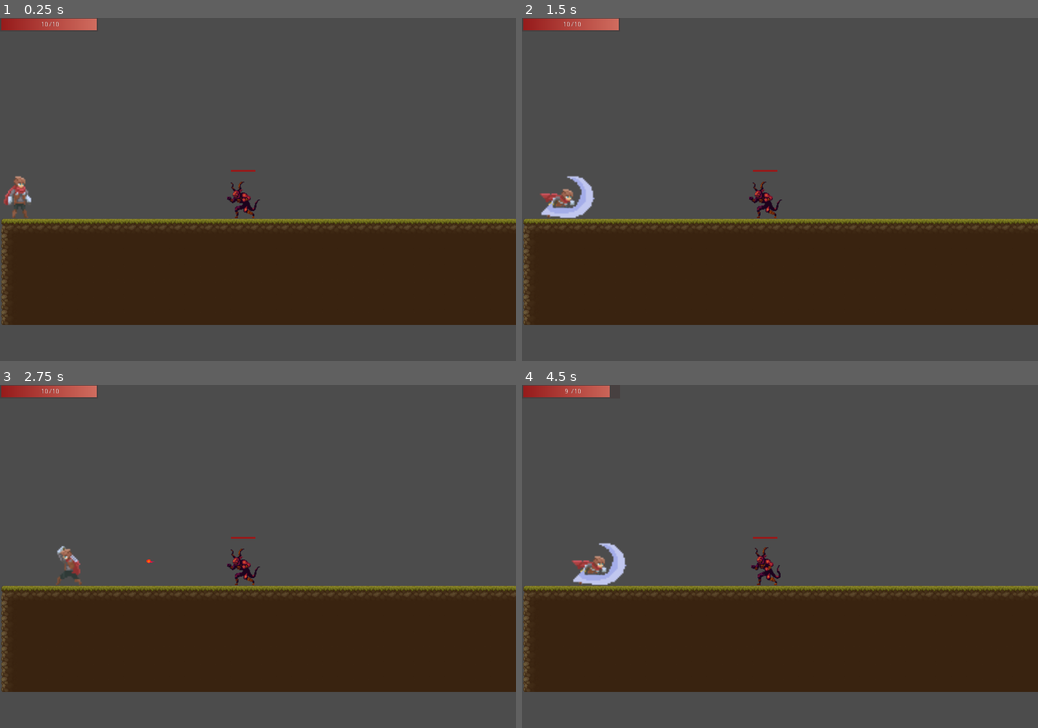
Above: before the commit, frames 1-4 (two rows, left to right).
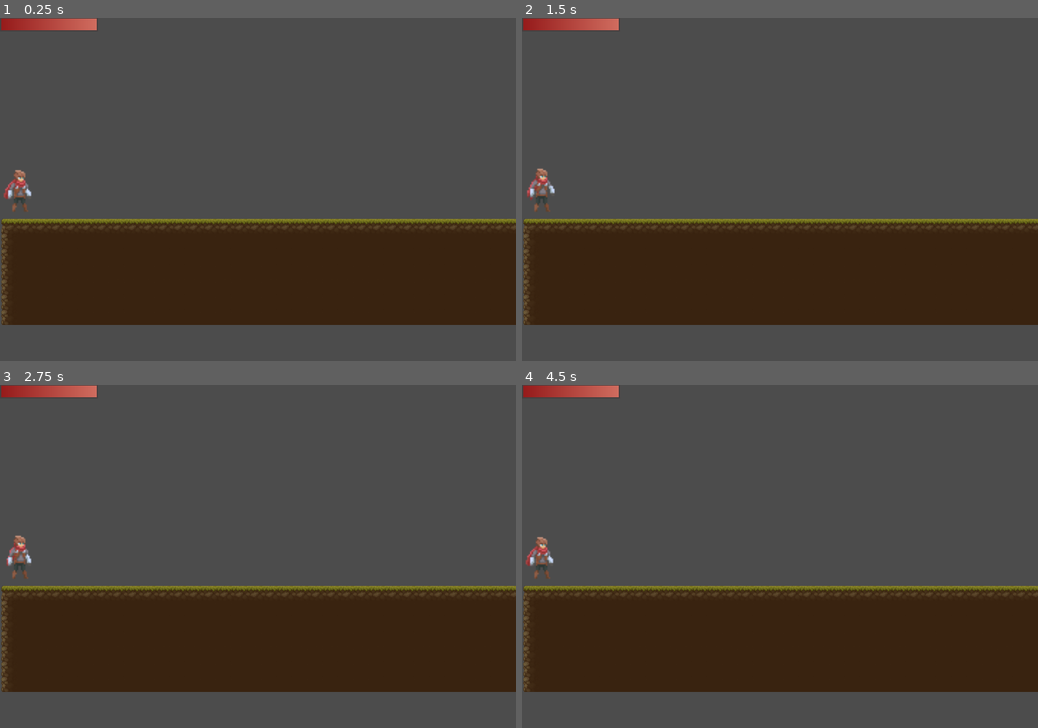
Above: after the commit, the same moments.

Repository: ArtyomKr/2d-scroller-demo
Game: Godot game, scene res://scenes/Main.tscn
The game is run twice, just before and just after one commit, with the same random seed, the same clock (stepped at 60 frames per second) and the same inputs.
Inputs (mouse positions are in pixels of both pictures, inside the frame that each line leads up to):
- Up to frame 1 (0.25 s): no input
- Up to frame 2 (1.5 s): move the mouse to (893, 172) at 0.52 s; hold Right (ui_right) from 0.53 s (still down); click (893, 172) at 0.6 s; tap Space (jump) at 0.77 s; move the mouse to (676, 206) at 1.27 s; click (676, 206) at 1.35 s
- Up to frame 3 (2.75 s): tap Space (jump) at 1.52 s; move the mouse to (309, 481) at 2.02 s; release Right (ui_right) at 2.03 s; hold Left (ui_left) from 2.03 s (still down); click (309, 481) at 2.1 s
- Up to frame 4 (4.5 s): move the mouse to (754, 625) at 2.77 s; release Left (ui_left) at 2.78 s; hold Right (ui_right) 2.78-4.28 s; click (754, 625) at 2.85 s; tap Space (jump) at 3.02, 3.77 s; move the mouse to (934, 607) at 3.52 s; click (934, 607) at 3.6 s; move the mouse to (625, 505) at 4.27 s; hold Left (ui_left) from 4.28 s (still down); click (625, 505) at 4.35 s

The runs differ from the first frame. In frame 1, 0.7% of the frame differs, in the area x 0-51%, y 1-59%; in frame 2, 1.3%; in frame 3, 0.8%; in frame 4, 1.4%, in the area x 0-51%, y 0-59%.
Error after the commit: Parse Error: Unique global class "Player" already exists at path: res://scenes/actors/player/Player.gd (res://scenes/Actors/player/Player.gd:1)

Commit message:
feat: add state managment code & alert timer to demon enemy

Diff:
--- a/project.godot
+++ b/project.godot
@@ -12,17 +12,17 @@
 "base": "Reference",
 "class": "Actor",
 "language": "GDScript",
-"path": "res://scenes/Actors/Actor.gd"
+"path": "res://scenes/actors/Actor.gd"
 }, {
 "base": "Reference",
 "class": "Enemy",
 "language": "GDScript",
-"path": "res://scenes/Actors/enemies/Enemy.gd"
+"path": "res://scenes/actors/enemies/Enemy.gd"
 }, {
-"base": "Actor",
+"base": "Reference",
 "class": "Player",
 "language": "GDScript",
-"path": "res://scenes/Actors/player/Player.gd"
+"path": "res://scenes/actors/player/Player.gd"
 } ]
 _global_script_class_icons={
 "Actor": "",
--- a/scenes/actors/enemies/Demon/Demon.gd
+++ b/scenes/actors/enemies/Demon/Demon.gd
@@ -2,11 +2,26 @@
 
 
 signal detected_player
+
+
 export var speed = 300
 export var jump_force = 500
 
+enum STATE {
+	TELEPORTING,
+	IN_AIR,
+	IDLE,
+	ALERTED,
+	DEAD,
+	ATTACKING,
+	HURT
+}
+
 var is_attacking = false
+var target
+var _state = STATE.IDLE
 const FireBall = preload("res://scenes/Objects/FireBall.tscn")
+
 
 func _init():
 	hp = 10
@@ -48,10 +63,68 @@
 	$AnimatedSprite.play(current_animation)
 
 
+func manage_state(delta):
+	var current_animation: String
+
+	match _state:
+		STATE.IDLE:
+			velocity = move_and_slide_with_snap(velocity, Vector2.DOWN, Vector2.UP)
+
+			current_animation = "idle"
+			pass
+		STATE.ALERTED:
+			velocity = move_and_slide_with_snap(velocity, Vector2.DOWN, Vector2.UP)
+
+			if target:
+				_state = STATE.ATTACKING
+
+			current_animation = "idle"
+			pass
+		STATE.TELEPORTING:
+			velocity = move_and_slide_with_snap(velocity, Vector2.DOWN, Vector2.UP)
+			current_animation = "teleport"
+
+			pass
+		STATE.IN_AIR:
+			velocity = move_and_slide_with_snap(velocity, Vector2.DOWN, Vector2.UP)
+
+			if is_on_floor():
+				_state = STATE.IDLE
+			if is_on_floor() && abs(velocity.x) > 0:
+				_state = STATE.TELEPORTING
+
+			pass
+		STATE.ATTACKING:
+			velocity.x = 0
+
+			if target:
+				attack(target)
+			else:
+				 _state = STATE.ALERTED
+
+			current_animation = "attack"
+		STATE.HURT:
+			current_animation = "hurt"
+		STATE.DEAD:
+			get_tree().paused = true
+			$AnimationPlayer.pause_mode = Node.PAUSE_MODE_PROCESS
+			$AnimationPlayer.play("die")
+			yield($AnimationPlayer, "animation_finished")
+			hide()
+
+	if current_animation != $AnimationPlayer.assigned_animation:
+		$AnimationPlayer.play(current_animation)
+
+
+func goto_idle():
+	_state = STATE.IDLE
+
+
 func _on_DetectionArea_body_entered(body):
 	if body is Player:
 		emit_signal("detected_player")
-		attack(body)
+		target = body
+		attack(target)
 
 
 func attack(target: Node):
@@ -65,7 +138,3 @@
 	fireball.set_as_toplevel(true)
 
 	call_deferred("add_child", fireball)
-
-
-func _on_HurtBox_area_entered(area):
-	pass # Replace with function body.
--- a/scenes/actors/enemies/Demon/Demon.tscn
+++ b/scenes/actors/enemies/Demon/Demon.tscn
@@ -36,36 +36,6 @@
 atlas = ExtResource( 2 )
 region = Rect2( 275, 0, 55, 67 )
 
-[sub_resource type="AtlasTexture" id=11]
-flags = 4
-atlas = ExtResource( 4 )
-region = Rect2( 0, 0, 74, 160 )
-
-[sub_resource type="AtlasTexture" id=12]
-flags = 4
-atlas = ExtResource( 4 )
-region = Rect2( 74, 0, 74, 160 )
-
-[sub_resource type="AtlasTexture" id=13]
-flags = 4
-atlas = ExtResource( 4 )
-region = Rect2( 148, 0, 74, 160 )
-
-[sub_resource type="AtlasTexture" id=14]
-flags = 4
-atlas = ExtResource( 4 )
-region = Rect2( 222, 0, 74, 160 )
-
-[sub_resource type="AtlasTexture" id=15]
-flags = 4
-atlas = ExtResource( 4 )
-region = Rect2( 296, 0, 74, 160 )
-
-[sub_resource type="AtlasTexture" id=16]
-flags = 4
-atlas = ExtResource( 4 )
-region = Rect2( 370, 0, 74, 160 )
-
 [sub_resource type="AtlasTexture" id=7]
 flags = 4
 atlas = ExtResource( 3 )
@@ -85,6 +55,36 @@
 flags = 4
 atlas = ExtResource( 3 )
 region = Rect2( 192, 0, 64, 64 )
+
+[sub_resource type="AtlasTexture" id=11]
+flags = 4
+atlas = ExtResource( 4 )
+region = Rect2( 0, 0, 74, 160 )
+
+[sub_resource type="AtlasTexture" id=12]
+flags = 4
+atlas = ExtResource( 4 )
+region = Rect2( 74, 0, 74, 160 )
+
+[sub_resource type="AtlasTexture" id=13]
+flags = 4
+atlas = ExtResource( 4 )
+region = Rect2( 148, 0, 74, 160 )
+
+[sub_resource type="AtlasTexture" id=14]
+flags = 4
+atlas = ExtResource( 4 )
+region = Rect2( 222, 0, 74, 160 )
+
+[sub_resource type="AtlasTexture" id=15]
+flags = 4
+atlas = ExtResource( 4 )
+region = Rect2( 296, 0, 74, 160 )
+
+[sub_resource type="AtlasTexture" id=16]
+flags = 4
+atlas = ExtResource( 4 )
+region = Rect2( 370, 0, 74, 160 )
 
 [sub_resource type="SpriteFrames" id=17]
 animations = [ {
@@ -93,14 +93,14 @@
 "name": "idle",
 "speed": 5.0
 }, {
+"frames": [ SubResource( 7 ), SubResource( 8 ), SubResource( 9 ), SubResource( 10 ) ],
+"loop": true,
+"name": "attack",
+"speed": 5.0
+}, {
 "frames": [ SubResource( 11 ), SubResource( 12 ), SubResource( 13 ), SubResource( 14 ), SubResource( 15 ), SubResource( 16 ) ],
 "loop": true,
-"name": "burn",
-"speed": 5.0
-}, {
-"frames": [ SubResource( 7 ), SubResource( 8 ), SubResource( 9 ), SubResource( 10 ) ],
-"loop": true,
-"name": "breath",
+"name": "teleport",
 "speed": 5.0
 } ]
 
@@ -112,6 +112,169 @@
 [sub_resource type="CapsuleShape2D" id=18]
 radius = 11.3333
 height = 22.6667
+
+[sub_resource type="Animation" id=21]
+length = 0.001
+tracks/0/type = "value"
+tracks/0/path = NodePath("AnimatedSprite:animation")
+tracks/0/interp = 1
+tracks/0/loop_wrap = true
+tracks/0/imported = false
+tracks/0/enabled = true
+tracks/0/keys = {
+"times": PoolRealArray( 0 ),
+"transitions": PoolRealArray( 1 ),
+"update": 0,
+"values": [ "idle" ]
+}
+tracks/1/type = "value"
+tracks/1/path = NodePath("AnimatedSprite:frame")
+tracks/1/interp = 1
+tracks/1/loop_wrap = true
+tracks/1/imported = false
+tracks/1/enabled = true
+tracks/1/keys = {
+"times": PoolRealArray( 0 ),
+"transitions": PoolRealArray( 1 ),
+"update": 0,
+"values": [ 0 ]
+}
+tracks/2/type = "value"
+tracks/2/path = NodePath("AnimatedSprite:position")
+tracks/2/interp = 1
+tracks/2/loop_wrap = true
+tracks/2/imported = false
+tracks/2/enabled = true
+tracks/2/keys = {
+"times": PoolRealArray( 0 ),
+"transitions": PoolRealArray( 1 ),
+"update": 0,
+"values": [ Vector2( 0, 0 ) ]
+}
+
+[sub_resource type="Animation" id=22]
+resource_name = "attack"
+tracks/0/type = "value"
+tracks/0/path = NodePath("AnimatedSprite:animation")
+tracks/0/interp = 1
+tracks/0/loop_wrap = true
+tracks/0/imported = false
+tracks/0/enabled = true
+tracks/0/keys = {
+"times": PoolRealArray( 0 ),
+"transitions": PoolRealArray( 1 ),
+"update": 1,
+"values": [ "attack" ]
+}
+tracks/1/type = "value"
+tracks/1/path = NodePath("AnimatedSprite:frame")
+tracks/1/interp = 1
+tracks/1/loop_wrap = true
+tracks/1/imported = false
+tracks/1/enabled = true
+tracks/1/keys = {
+"times": PoolRealArray( 0, 0.2, 0.4, 0.7 ),
+"transitions": PoolRealArray( 1, 1, 1, 1 ),
+"update": 1,
+"values": [ 0, 1, 2, 3 ]
+}
+tracks/2/type = "method"
+tracks/2/path = NodePath(".")
+tracks/2/interp = 1
+tracks/2/loop_wrap = true
+tracks/2/imported = false
+tracks/2/enabled = true
+tracks/2/keys = {
+"times": PoolRealArray( 1 ),
+"transitions": PoolRealArray( 1 ),
+"values": [ {
+"args": [  ],
+"method": "goto_idle"
+} ]
+}
+
+[sub_resource type="Animation" id=23]
+resource_name = "idle"
+length = 1.2
+loop = true
+tracks/0/type = "value"
+tracks/0/path = NodePath("AnimatedSprite:animation")
+tracks/0/interp = 1
+tracks/0/loop_wrap = true
+tracks/0/imported = false
+tracks/0/enabled = true
+tracks/0/keys = {
+"times": PoolRealArray( 0 ),
+"transitions": PoolRealArray( 1 ),
+"update": 1,
+"values": [ "idle" ]
+}
+tracks/1/type = "value"
+tracks/1/path = NodePath("AnimatedSprite:frame")
+tracks/1/interp = 1
+tracks/1/loop_wrap = true
+tracks/1/imported = false
+tracks/1/enabled = true
+tracks/1/keys = {
+"times": PoolRealArray( 0, 0.2, 0.4, 0.6, 0.8, 1 ),
+"transitions": PoolRealArray( 1, 1, 1, 1, 1, 1 ),
+"update": 1,
+"values": [ 0, 1, 2, 3, 4, 5 ]
+}
+
+[sub_resource type="Animation" id=24]
+resource_name = "teleport"
+length = 1.2
+tracks/0/type = "value"
+tracks/0/path = NodePath("AnimatedSprite:animation")
+tracks/0/interp = 1
+tracks/0/loop_wrap = true
+tracks/0/imported = false
+tracks/0/enabled = true
+tracks/0/keys = {
+"times": PoolRealArray( 0 ),
+"transitions": PoolRealArray( 1 ),
+"update": 1,
+"values": [ "teleport" ]
+}
+tracks/1/type = "value"
+tracks/1/path = NodePath("AnimatedSprite:frame")
+tracks/1/interp = 1
+tracks/1/loop_wrap = true
+tracks/1/imported = false
+tracks/1/enabled = true
+tracks/1/keys = {
+"times": PoolRealArray( 0, 0.2, 0.4, 0.6, 0.8, 1 ),
+"transitions": PoolRealArray( 1, 1, 1, 1, 1, 1 ),
+"update": 1,
+"values": [ 0, 1, 2, 3, 4, 5 ]
+}
+tracks/2/type = "value"
+tracks/2/path = NodePath("AnimatedSprite:position")
+tracks/2/interp = 1
+tracks/2/loop_wrap = true
+tracks/2/imported = false
+tracks/2/enabled = true
+tracks/2/keys = {
+"times": PoolRealArray( 0, 1.2 ),
+"transitions": PoolRealArray( 1, 1 ),
+"update": 1,
+"values": [ Vector2( 0, -67 ), Vector2( 0, 0 ) ]
+}
+tracks/3/type = "method"
+tracks/3/path = NodePath(".")
+tracks/3/interp = 1
+tracks/3/loop_wrap = true
+tracks/3/imported = false
+tracks/3/enabled = true
+tracks/3/keys = {
+"times": PoolRealArray( 1.2 ),
+"transitions": PoolRealArray( 1 ),
+"values": [ {
+"args": [  ],
+"method": "goto_idle"
+} ]
+}
 
 [node name="Demon" type="KinematicBody2D" groups=["demon", "enemy"]]
 position = Vector2( 0, -5 )
@@ -125,8 +288,6 @@
 scale = Vector2( 1.5, 1.5 )
 frames = SubResource( 17 )
 animation = "idle"
-frame = 3
-playing = true
 
 [node name="PhysicsBox" type="CollisionShape2D" parent="."]
 position = Vector2( -1, 36 )
@@ -156,4 +317,13 @@
 scale = Vector2( 1.5, 1.5 )
 shape = SubResource( 18 )
 
+[node name="AnimationPlayer" type="AnimationPlayer" parent="."]
+anims/RESET = SubResource( 21 )
+anims/attack = SubResource( 22 )
+anims/idle = SubResource( 23 )
+anims/teleport = SubResource( 24 )
+
+[node name="AlertTimer" type="Timer" parent="."]
+wait_time = 10.0
+
 [connection signal="body_entered" from="DetectionArea" to="." method="_on_DetectionArea_body_entered"]
Not shown: 1 places in scenes/actors/enemies/Demon/Demon.tscn that only renumber resources
